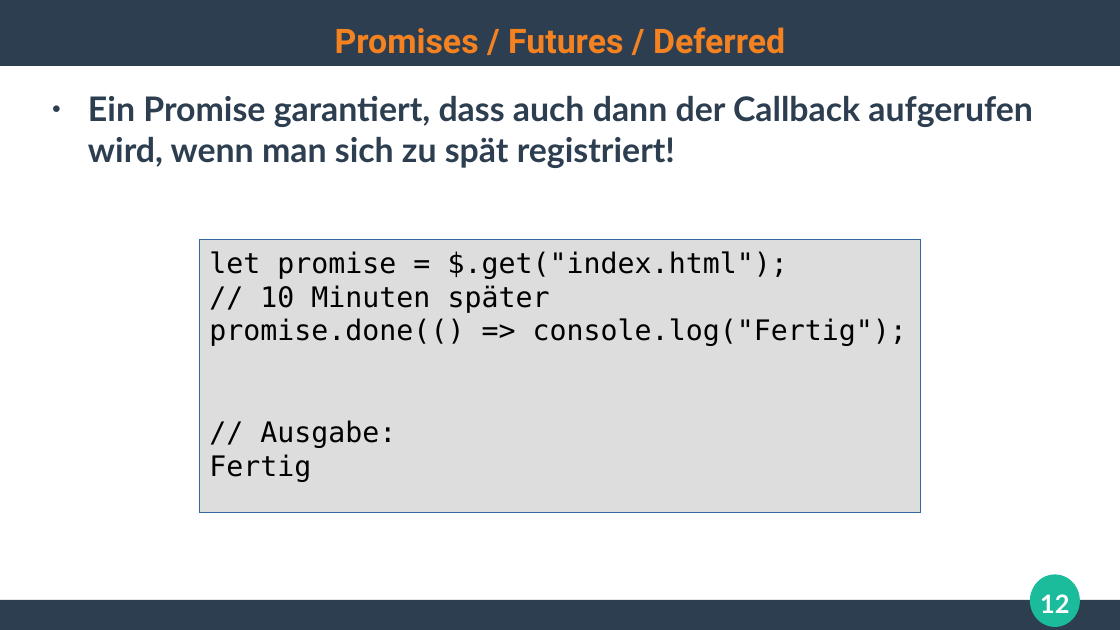
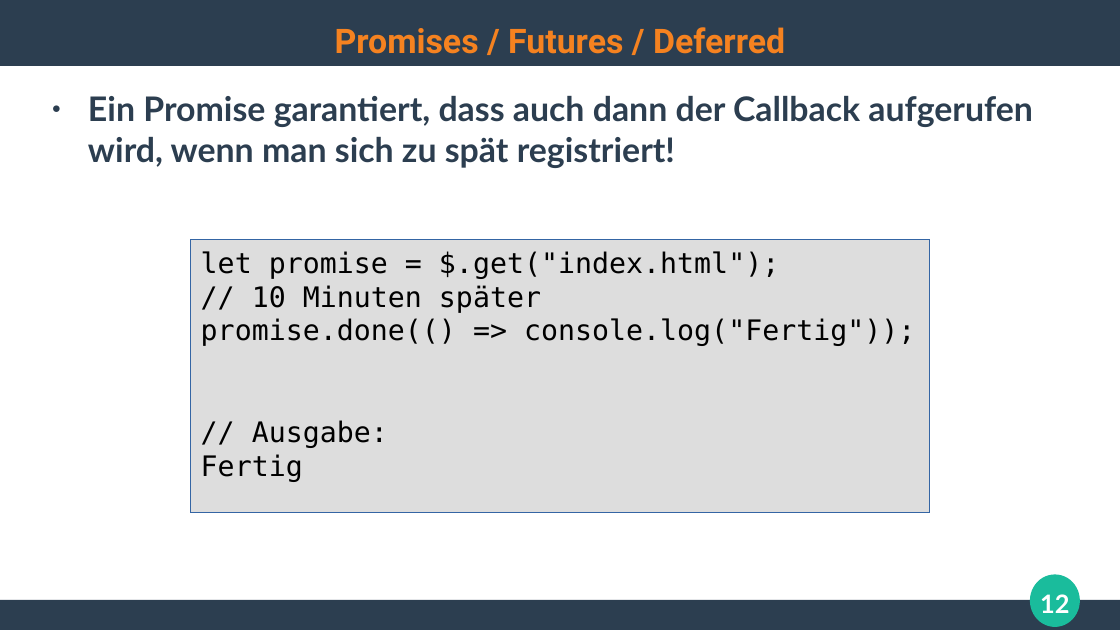
Before and after one commit to ghandmann/HS-AlbSig-WebAnwendungen2, a slide deck: slide 12 of Kapitel/05_Web2.0_AJAX_1x1.odp. Drawn at 1120x630 pixels with LibreOffice and Linux fonts; fonts in the diff are those of the drawing. Boxes give left, top, right and bottom in pixels: in the first picture for what was removed or moved away, otherwise in the second. Text is boxed around its words. In the diff, an @@ line names an element or a change of style, - is before the commit and + after.

Commit message:
Added missing paranthesis
Fixes #10

```diff
--- a/Kapitel/05_Web2.0_AJAX_1x1.odp
+++ b/Kapitel/05_Web2.0_AJAX_1x1.odp
@@ rectangle "let promise = $.get("index.html");": place and size @@
-rectangle "let promise = $.get("index.html");" at <box>199,240,921,512</box>
+rectangle "let promise = $.get("index.html");" at <box>191,240,930,512</box>
@@ text in rectangle at <box>201,318,915,346</box>: text changed @@
-promise.done(() => console.log("Fertig");
+promise.done(() => console.log("Fertig"));
```
